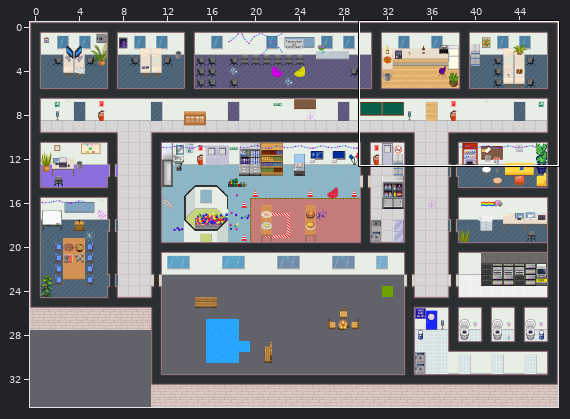
Two versions of a level (Tiled map (JSON), map.tmj). Above: a wide view before the commit, with the close-up outlined.
Close-up. Earlier state:
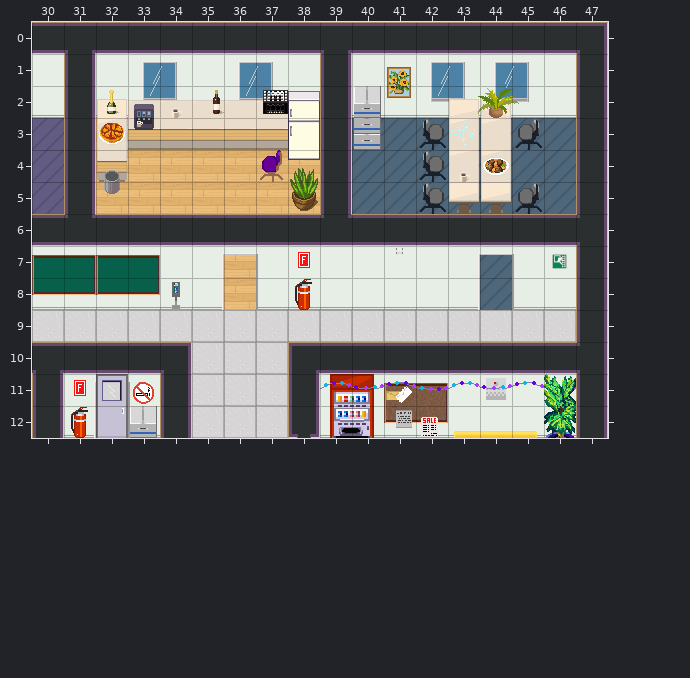
Cells are 32x32 px. Shown: x 30..47, y 0..12. The commit also changed other parts of the map, which this record leaves out.
New version:
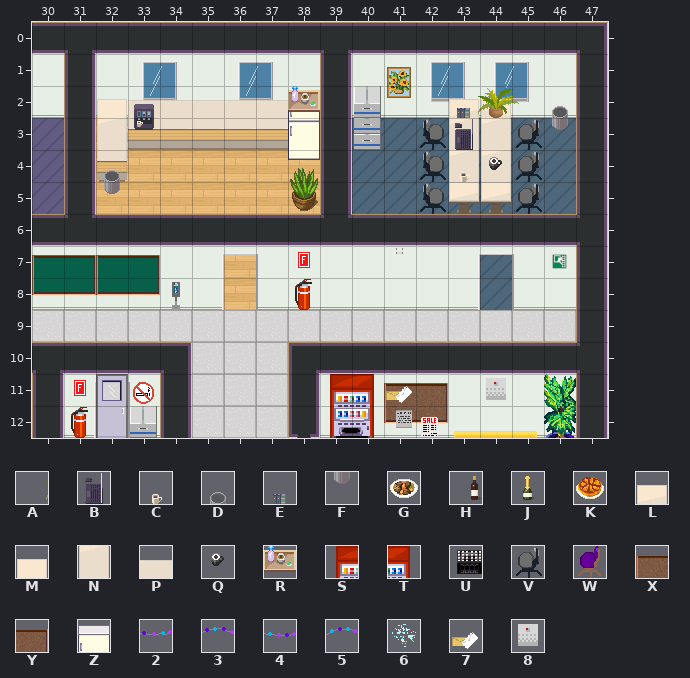
Key: from "WA_Decoration": A 66; from "WA_Miscellaneous": B 25, C 59, D 61, E 65, F 71, G 91, H 95, J 96, K 103; from "WA_Tables": L 42, M 83, N 93, P 96; from "food_and_drinks": Q 49, R 50, S 51, T 52, U 69; from "furniture": V 4, W 13, X 94, Y 95, Z 136; from "minideko": 2 42, 3 43, 4 44, 5 45, 6 61; from "misc": 7 194, 8 229.
_ is an empty cell, . an unchanged one.
Tiles of an added or newly shown layer are drawn over the layers below it.
Commit message: winter eigenes Layer, Party abgebaut
Diff:
--- layer "inventory_1" (now shown)
@@ x 32..45 @@
- 2 _.__.__...._..
- 3 _.........._..
- 4 ............__
+ 2 M.PP.PZ....L..
+ 3 N..........N..
+ 4 ............NV
@@ x 39..42 @@
-11 ____
+11 STXY
--- layer "party_inventory_1" (now hidden)
@@ x 32..44 @@
- 2 M.PP.PZ....L.
- 3 N..........N.
- 4 ............N
+ 2 _.__.__...._.
+ 3 _.........._.
+ 4 ............_
@@ x 39..42 @@
-11 STXY
+11 ____
--- layer "inventory_2" (now shown)
@@ x 38..46 @@
- 2 _...._.._
- 3 ....._.._
- 4 ......_..
+ 2 R....E..D
+ 3 .....B..F
+ 4 ......Q..
@@ x 41..44 @@
-11 _.._
+11 7..8
--- layer "party_inventory_2" (now hidden)
@@ x 32..44 @@
- 2 J.CH.U.......
- 3 K............
- 4 .....W......G
+ 2 _.__._.......
+ 3 _............
+ 4 ....._......_
@@ x 41..44 @@
-11 7..8
+11 _.._
--- layer "party_inventory_3" (now hidden)
@@ x 39..45 @@
-11 5234523
+11 _______
--- layer "objects_front"
@@ x 43..43 @@
- 3 6
+ 3 _
--- layer "party_objects_front" (now hidden)
@@ x 43..43 @@
- 2 A
+ 2 _
